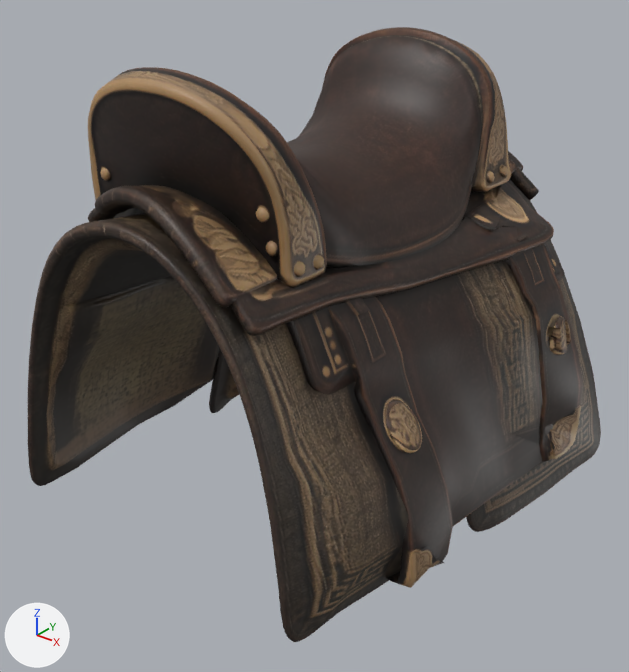
The glTF model sites/wenfeng-web/godot/assets/mounts/saddle.glb: old version first, new version second.
The view is the same before and after, from a 50 mm camera at (0.893, -1.133, 0.49) aimed at (0.015, -0.036, -0.191). The axes (+X, +Y, +Z) are drawn at lower left. The lights are the same throughout. The older version comes first. Vertices at exactly the same position are counted once.

Objects in the first picture: 'Saddle'.
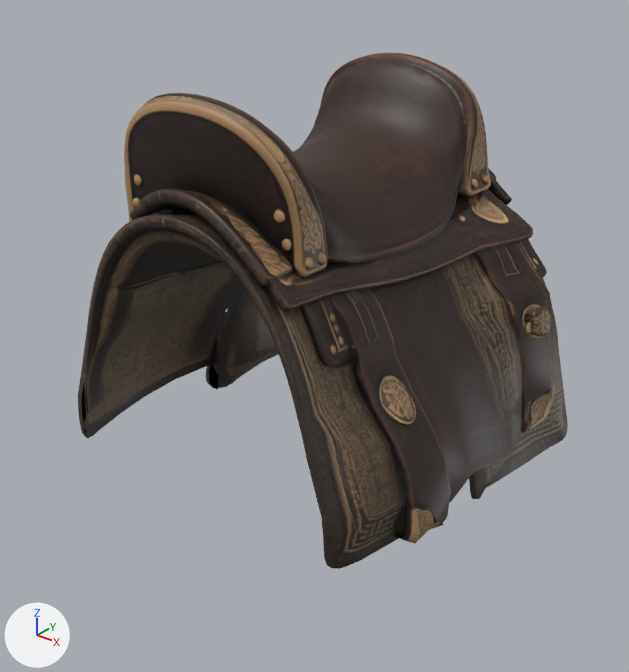
Where the change shows, as pixel boxes [x1, y1, x2, y2] in the pictures (629 x 672 px; the box of a moved part takes in the faces that stretch with it):
'Saddle', reshaped (14% narrower, 16% shorter): before [28, 27, 601, 642]; after [78, 53, 568, 569]
part 1 of me_fittedsaddle, moved or reshaped: before [500, 165, 508, 177]; after [482, 174, 489, 184]
part 2 of me_fittedsaddle, moved or reshaped: before [486, 171, 495, 184]; after [471, 179, 478, 189]
part 3 of me_fittedsaddle, moved or reshaped (not visible before): after [133, 198, 140, 207]
part 4 of me_fittedsaddle, moved or reshaped: before [101, 168, 111, 181]; after [134, 175, 143, 187]
part 5 of me_fittedsaddle, moved or reshaped: before [314, 254, 324, 270]; after [318, 252, 327, 265]
part 6 of me_fittedsaddle, moved or reshaped: before [265, 241, 278, 256]; after [281, 239, 292, 252]
part 7 of me_fittedsaddle, moved or reshaped: before [294, 261, 305, 277]; after [305, 257, 313, 270]
part 8 of me_fittedsaddle, moved or reshaped: before [256, 207, 269, 223]; after [274, 211, 285, 223]
part 9 of me_fittedsaddle, moved or reshaped: before [28, 27, 601, 642]; after [78, 53, 568, 569]

Edits to the bpy script that builds the scene:
```text
Change me_fittedsaddle:
    used by ob_saddle; location = (0.0, 0.0, 0.0)
    remove me_fittedsaddle.from_pydata(...)  # 5341 vertices, 9790 faces; spans x -0.407..0.401, y -0.45..0.45, z -0.527..0.307
    add me_fittedsaddle.from_pydata(...)  # 5341 vertices, 9790 faces; spans x -0.381..0.38, y -0.34..0.34, z -0.457..0.266
    me_fittedsaddle part 1: the loose piece of 34 vertices spanning x 0.2..0.211, y 0.255..0.277, z 0.066..0.087 is scaled about its middle by (0.911, 0.746, 0.867), then moved by (-0.018, -0.032, -0.01)
    me_fittedsaddle part 2: the loose piece of 34 vertices spanning x 0.196..0.206, y 0.212..0.234, z 0.064..0.085 is scaled about its middle by (0.911, 0.805, 0.867), then moved by (-0.018, -0.023, -0.01)
    me_fittedsaddle part 3: the loose piece of 33 vertices spanning x -0.18..-0.159, y -0.325..-0.316, z 0.08..0.102 is scaled about its middle by (0.911, 0.657, 0.867), then moved by (0.015, 0.049, -0.012)
    me_fittedsaddle part 4: the loose piece of 33 vertices spanning x -0.169..-0.147, y -0.329..-0.318, z 0.125..0.146 is scaled about its middle by (0.911, 0.651, 0.867), then moved by (0.014, 0.05, -0.018)
    me_fittedsaddle part 5: the loose piece of 33 vertices spanning x 0.198..0.205, y -0.267..-0.245, z 0.049..0.072 is scaled about its middle by (0.911, 0.761, 0.867), then moved by (-0.018, 0.03, -0.008)
    me_fittedsaddle part 6: the loose piece of 33 vertices spanning x 0.159..0.18, y -0.325..-0.316, z 0.08..0.102 is scaled about its middle by (0.911, 0.657, 0.867), then moved by (-0.015, 0.049, -0.012)
    me_fittedsaddle part 7: the loose piece of 33 vertices spanning x 0.198..0.205, y -0.308..-0.286, z 0.052..0.074 is scaled about its middle by (0.911, 0.697, 0.867), then moved by (-0.018, 0.041, -0.008)
    me_fittedsaddle part 8: the loose piece of 33 vertices spanning x 0.147..0.169, y -0.329..-0.318, z 0.125..0.146 is scaled about its middle by (0.911, 0.651, 0.867), then moved by (-0.014, 0.05, -0.018)
    me_fittedsaddle part 9: 4807 of 5341 vertices moved; they spanned x -0.407..0.401, y -0.45..0.45, z -0.527..0.307 and now span x -0.381..0.38, y -0.34..0.34, z -0.457..0.266; mean shift (-0.001, 0.005, 0.004); largest move (0.384, 0.447, -0.483) -> (0.35, 0.339, -0.418)
    other edits to the shape of me_fittedsaddle do not show in these pictures
```
